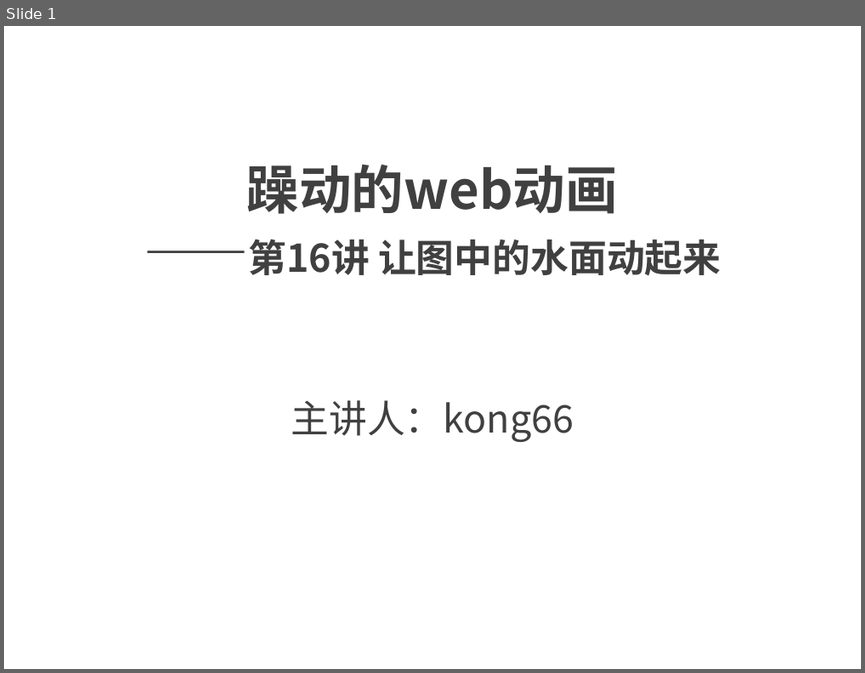
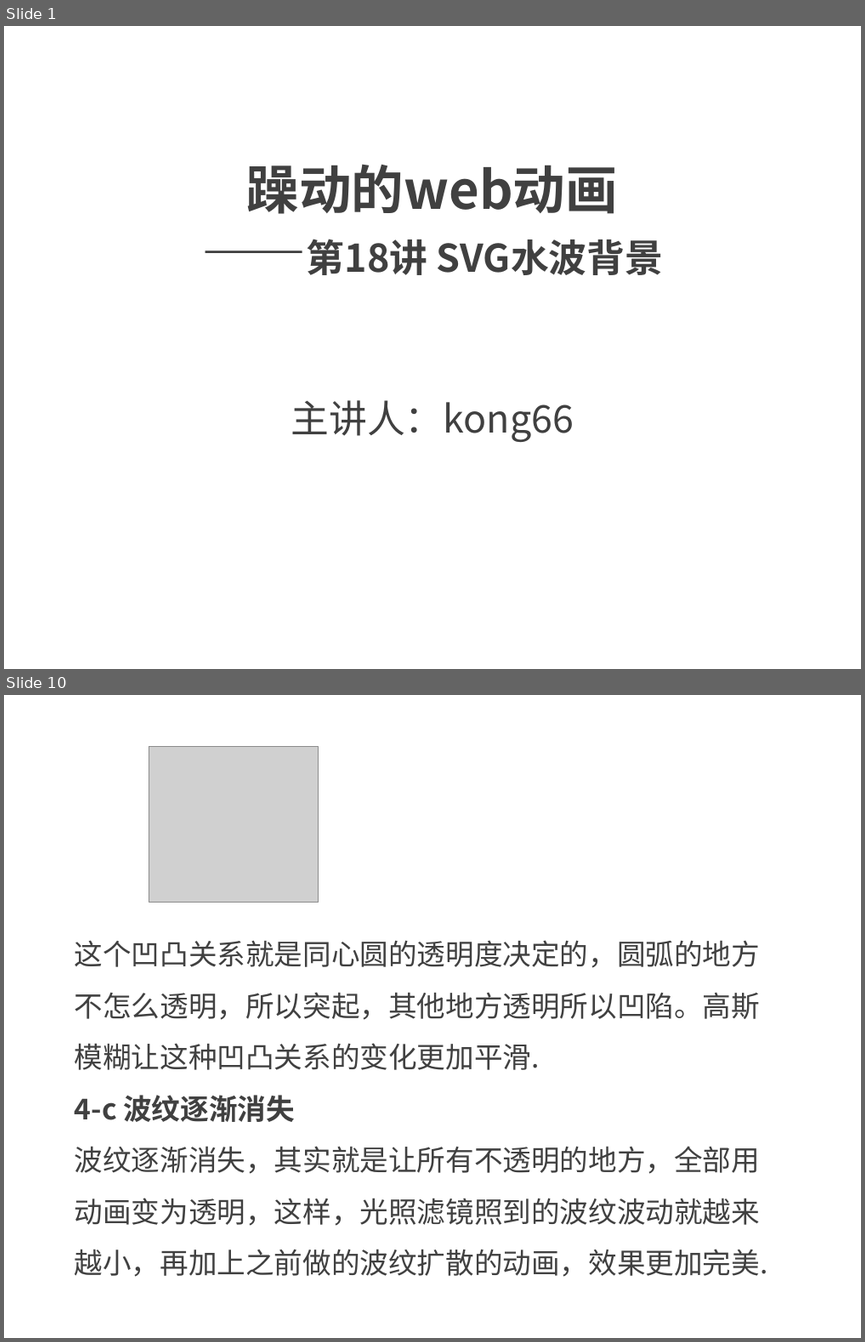
Before and after one commit to kong66/webAni, a slide deck: 18-svg-filter-water-wave/18.pptx. Shown one above the other, each under a label of ours: slide 1 before the commit, slides 1 and 10 after it; the slides between them are not shown. The pictures are 865x673 and 865x1342 pixels, drawn with LibreOffice and Linux fonts; fonts in the diff are those of the drawing; grey boxes stand for pictures. Boxes give left, top, right and bottom in pixels: in the first picture for what was removed or moved away, otherwise in the second. Text is boxed around its words. In the diff, an @@ line names an element or a change of style, - is before the commit and + after.

```diff
--- a/18-svg-filter-water-wave/18.pptx
+++ b/18-svg-filter-water-wave/18.pptx
@@ slide 10 added at (4, 695, 861, 1338), background #FFFFFF @@
@@ picture added at (148, 746, 318, 902) @@
@@ text added at (75, 940, 768, 1276), 24 pt, text #404040 @@
+这个凹凸关系就是同心圆的透明度决定的，圆弧的地方不怎么透明，所以突起，其他地方透明所以凹陷。高斯模糊让这种凹凸关系的变化更加平滑.
+4-c 波纹逐渐消失
+波纹逐渐消失，其实就是让所有不透明的地方，全部用动画变为透明，这样，光照滤镜照到的波纹波动就越来越小，再加上之前做的波纹扩散的动画，效果更加完美.
@@ slide 1 changed as well @@
@@ title at (247, 164, 664, 275): text changed @@
-躁动的web动画
-——第16讲 让图中的水面动起来
+躁动的web动画
+——第18讲 SVG水波背景
```
Also in this commit, not shown: 2 other slides changed, 18 other slides added, 11 slides removed, 7 other files.
